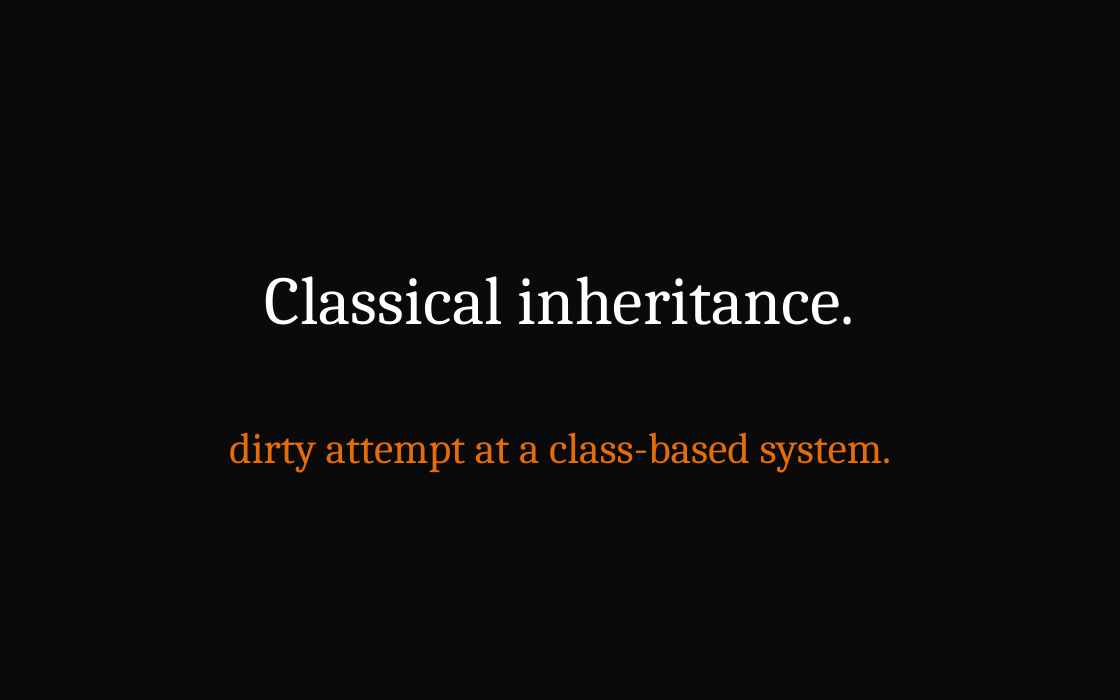
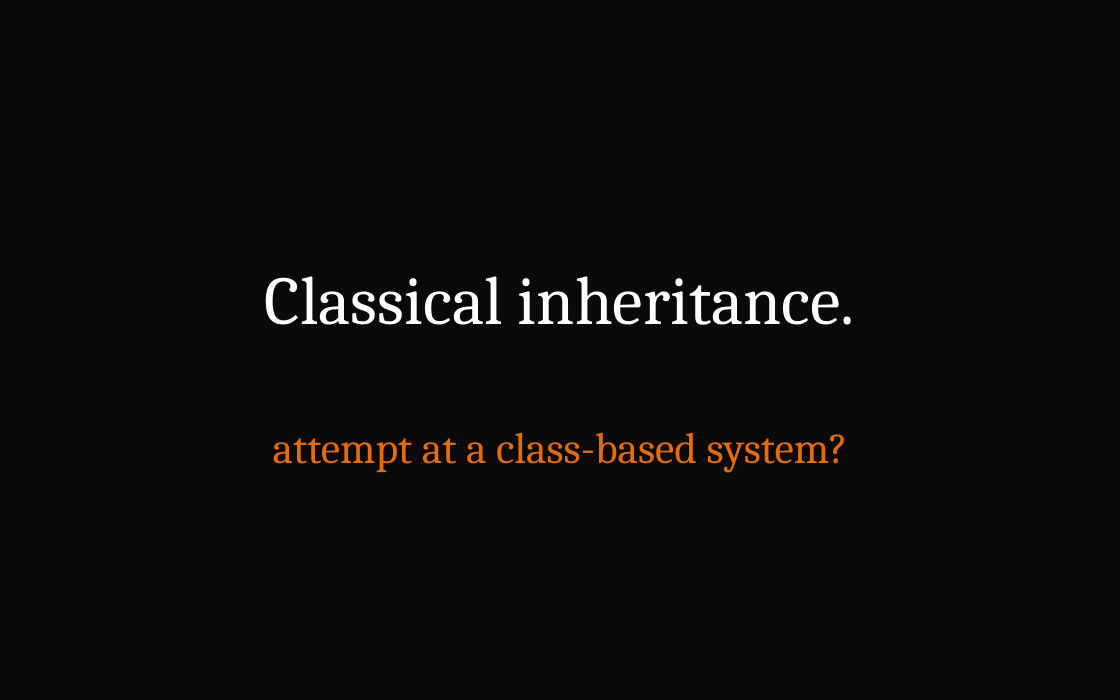
Before and after one commit to kindohm/tccc-jsinheritance, a slide deck: slide 8 of tccc-jsinheritance.pptx (slide 9 before the commit). Drawn at 1120x700 pixels with LibreOffice and Linux fonts; fonts in the diff are those of the drawing. Boxes give left, top, right and bottom in pixels: in the first picture for what was removed or moved away, otherwise in the second. Text is boxed around its words. In the diff, an @@ line names an element or a change of style, - is before the commit and + after.

```diff
--- a/tccc-jsinheritance.pptx
+++ b/tccc-jsinheritance.pptx
@@ text at bbox=[273, 432, 848, 473]: text changed @@
-dirty attempt at a class-based system.
+attempt at a class-based system?
```
Also in this commit, not shown: 7 other slides changed, 2 slides removed, 1 other file.
